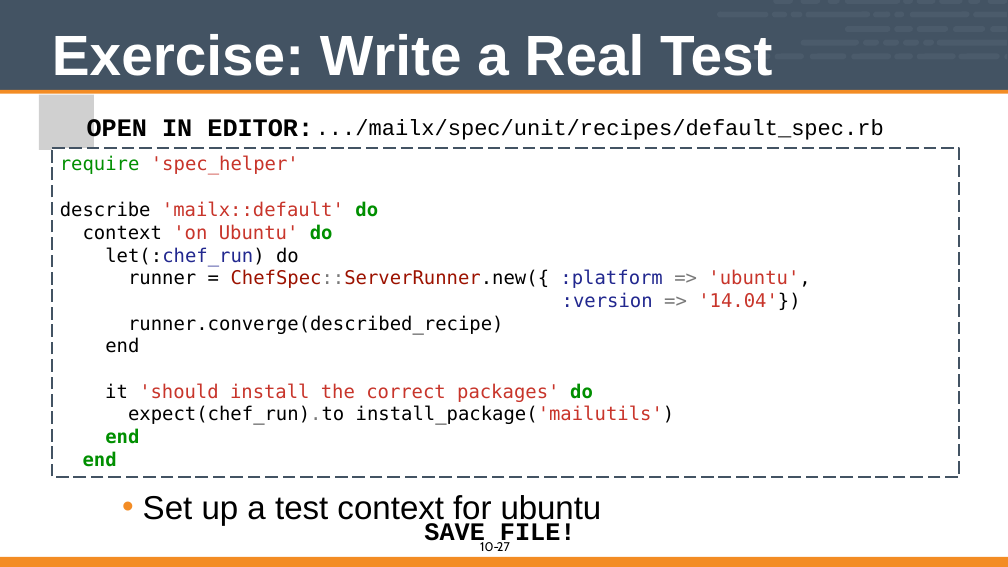
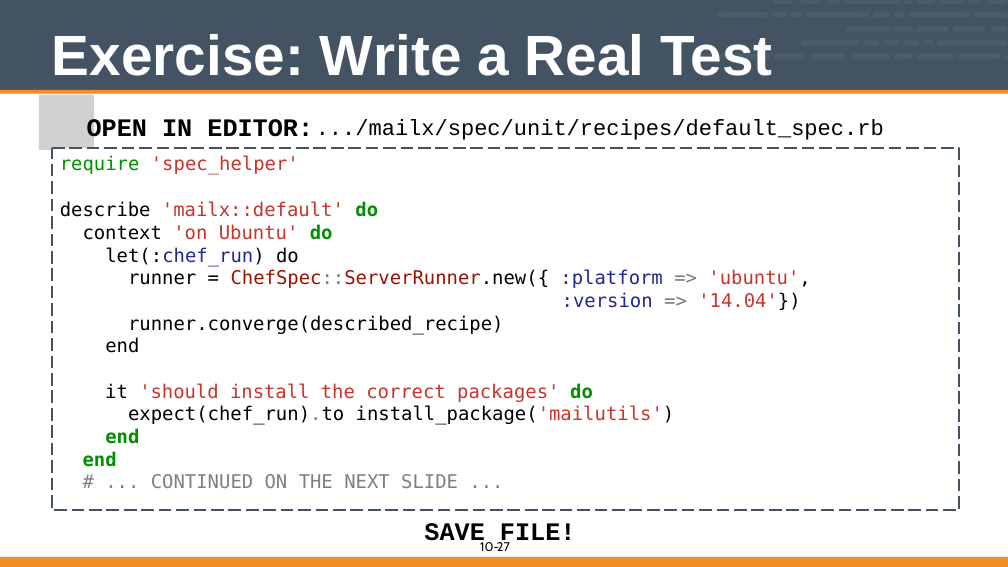
Before and after one commit to vinyar/chef-intermediate, a slide deck: slide 27 of 10-introduction_to_chefspec.pptx. Drawn at 1008x567 pixels with LibreOffice and Linux fonts; fonts in the diff are those of the drawing; grey boxes stand for pictures. Boxes give left, top, right and bottom in pixels: in the first picture for what was removed or moved away, otherwise in the second. Text is boxed around its words. In the diff, an @@ line names an element or a change of style, - is before the commit and + after.

```diff
--- a/10-introduction_to_chefspec.pptx
+++ b/10-introduction_to_chefspec.pptx
@@ freeform shape: place and size @@
-freeform shape at <box>52,148,959,477</box>
+freeform shape at <box>52,148,959,510</box>
@@ text at <box>151,474,458,488</box>: paragraph added @@
+# ... CONTINUED ON THE NEXT SLIDE ...
@@ text removed at <box>143,495,602,526</box> @@
-• Set up a test context for ubuntu
```
Also in this commit, not shown: 1 other slide changed.
